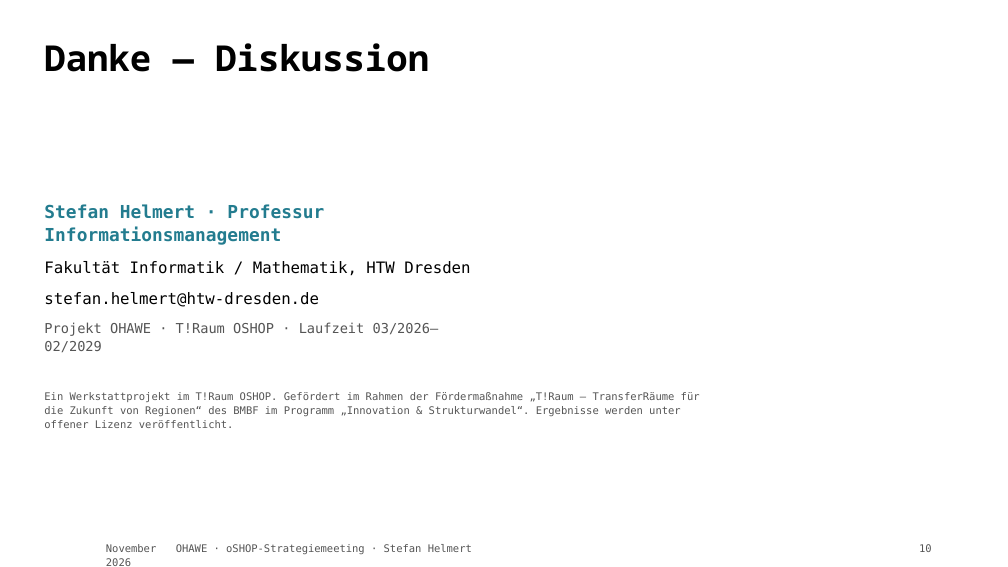
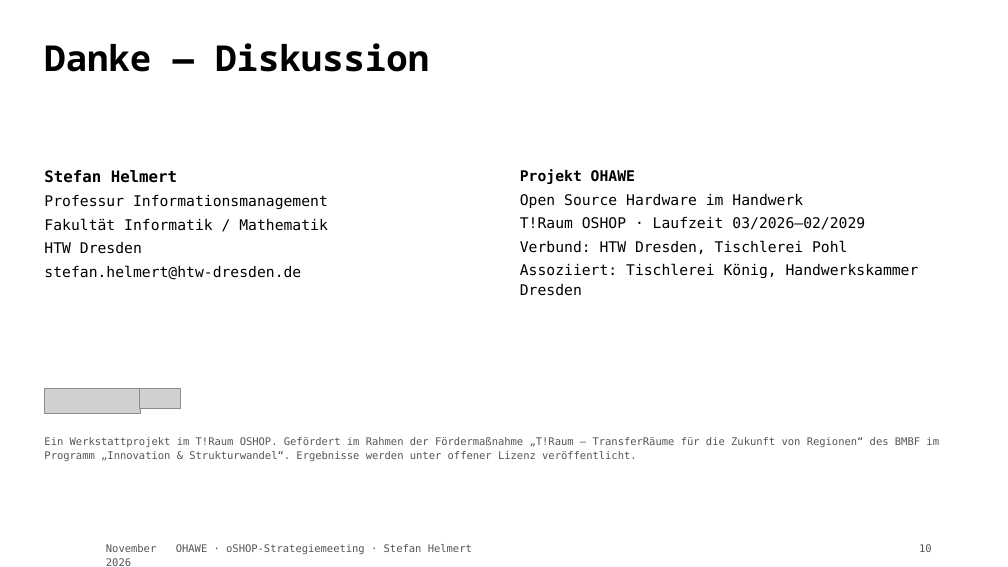
Before and after one commit to TheTesla/slides-oshop-strategieemeeting-ohawe, a slide deck: slide 10 of ohawe-strategie.pptx. Drawn at 1008x567 pixels with LibreOffice and Linux fonts; fonts in the diff are those of the drawing; grey boxes stand for pictures; background and template pictures are left out. Boxes give left, top, right and bottom in pixels: in the first picture for what was removed or moved away, otherwise in the second. Text is boxed around its words. In the diff, an @@ line names an element or a change of style, - is before the commit and + after.

```diff
--- a/ohawe-strategie.pptx
+++ b/ohawe-strategie.pptx
@@ text at <box>44,170,328,254</box>: text changed; size 17 to 14 pt; text colour #237C8F to #000000; bold off @@
-Stefan Helmert · Professur Informationsmanagement
-Fakultät Informatik / Mathematik, HTW Dresden
+Stefan Helmert
+Professur Informationsmanagement
+Fakultät Informatik / Mathematik
+HTW Dresden
@@ text "Stefan Helmert": place and size @@
-text "Stefan Helmert" at <box>44,204,470,352</box>
+text "Stefan Helmert" at <box>44,170,328,280</box>
@@ text added at <box>520,169,919,296</box>, 14 pt, text #000000 @@
+Projekt OHAWE
+Open Source Hardware im Handwerk
+T!Raum OSHOP · Laufzeit 03/2026–02/2029
+Verbund: HTW Dresden, Tischlerei Pohl
+Assoziiert: Tischlerei König, Handwerkskammer Dresden
@@ text at <box>44,265,301,280</box>: size 15 to 14 pt in "stefan.helmert@htw-dresden.de"; less space between paragraphs @@
@@ text at <box>44,322,439,352</box>: paragraph removed @@
-Projekt OHAWE · T!Raum OSHOP · Laufzeit 03/2026–02/2029
@@ picture added at <box>45,389,141,414</box> @@
@@ picture added at <box>140,389,181,408</box> @@
@@ text "Ein Werkstattprojekt im T!Raum OSHOP. ..." rewrapped from <box>44,392,700,428</box> to <box>44,437,939,461</box> @@
```
Also in this commit, not shown: 10 other slides changed, 2 other files.
